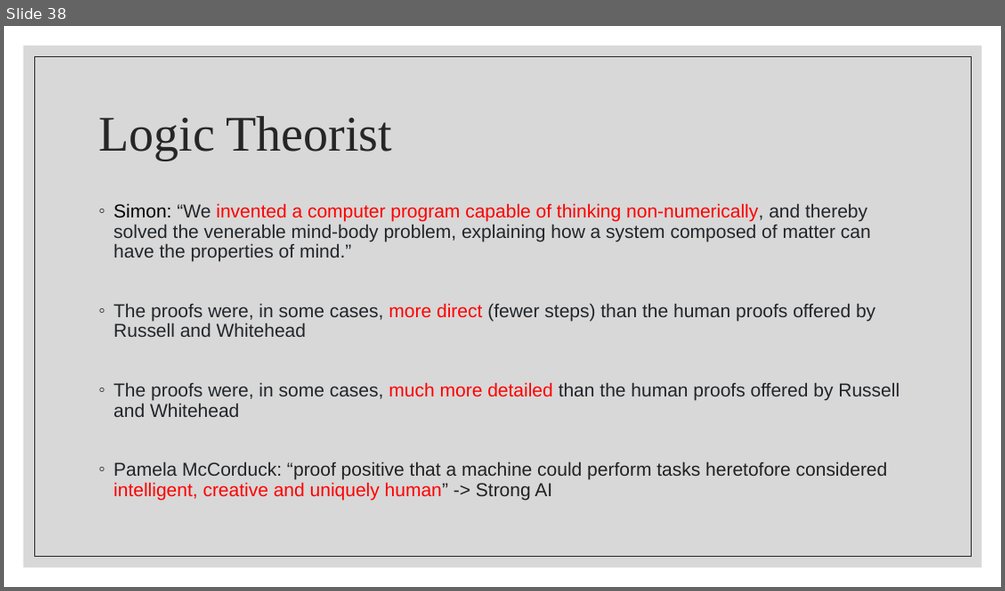
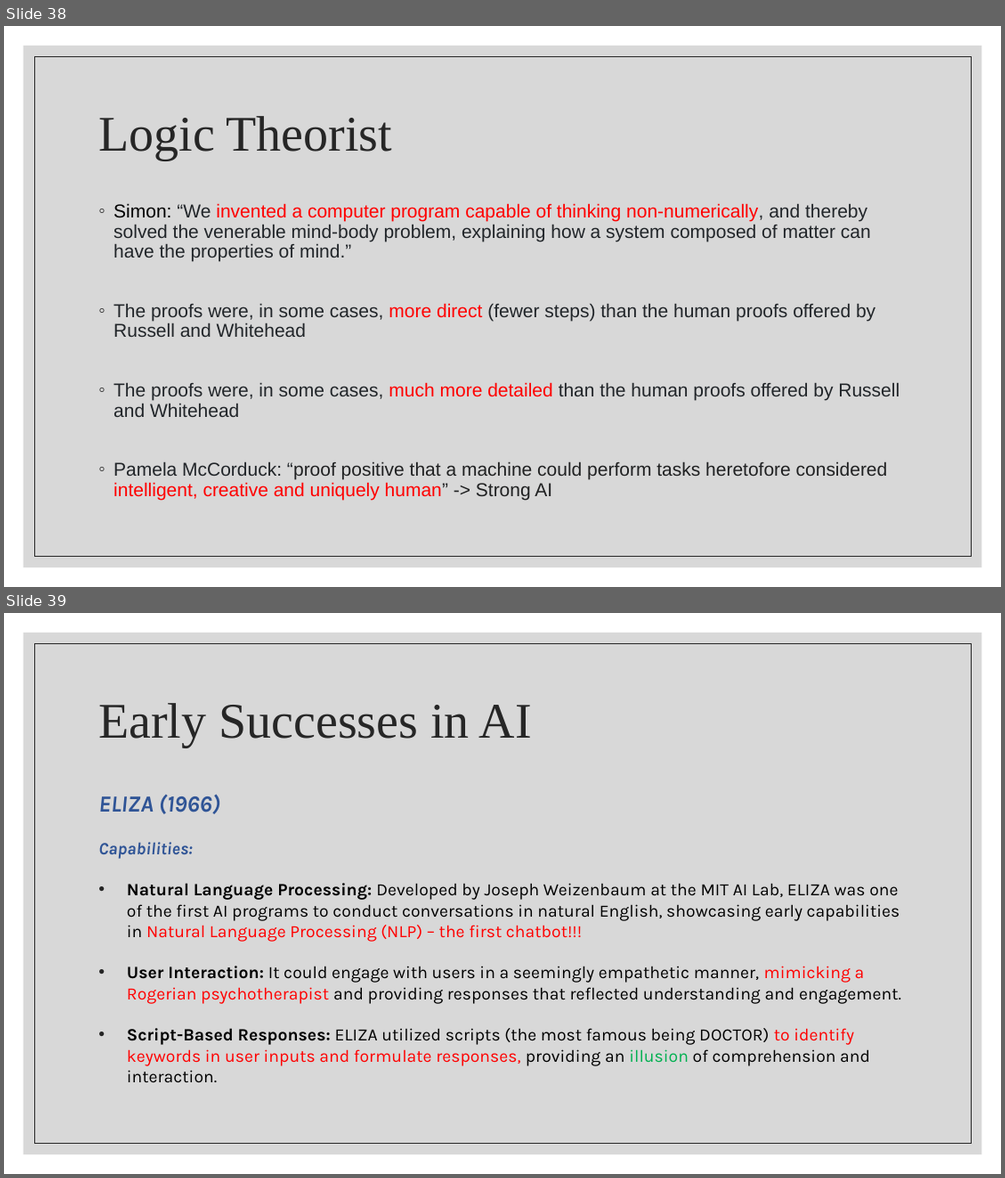
Before and after one commit to wutmeownow/phys441, a slide deck: JupyterNotebooks/LLS/Lecture3.pptx. Shown one above the other, each under a label of ours: slide 38 before the commit, slides 38 and 39 after it. The pictures are 1005x591 and 1005x1178 pixels, drawn with LibreOffice and Linux fonts; fonts in the diff are those of the drawing. Boxes give left, top, right and bottom in pixels: in the first picture for what was removed or moved away, otherwise in the second. Text is boxed around its words. In the diff, an @@ line names an element or a change of style, - is before the commit and + after.

```diff
--- a/JupyterNotebooks/LLS/Lecture3.pptx
+++ b/JupyterNotebooks/LLS/Lecture3.pptx
@@ slide 39 added at (x1=4, y1=613, x2=1001, y2=1174), background #FFFFFF; not listed: 2 template elements that a slide beside it also shows @@
@@ title added at (x1=98, y1=703, x2=532, y2=747), 48 pt, text #262626 @@
+Early Successes in AI
@@ text added at (x1=98, y1=794, x2=901, y2=1083), 16.6 pt, text #000000 @@
+ELIZA (1966)
+Capabilities:
+• Natural Language Processing: Developed by Joseph Weizenbaum at the MIT AI Lab, ELIZA was one of the first AI programs to conduct conversations in natural English, showcasing early capabilities in Natural Language Processing (NLP) – the first chatbot!!!
+• User Interaction: It could engage with users in a seemingly empathetic manner, mimicking a Rogerian psychotherapist and providing responses that reflected understanding and engagement.
+• Script-Based Responses: ELIZA utilized scripts (the most famous being DOCTOR) to identify keywords in user inputs and formulate responses, providing an illusion of comprehension and interaction.
```
Also in this commit, not shown: 4 other slides added, 1 other file.
